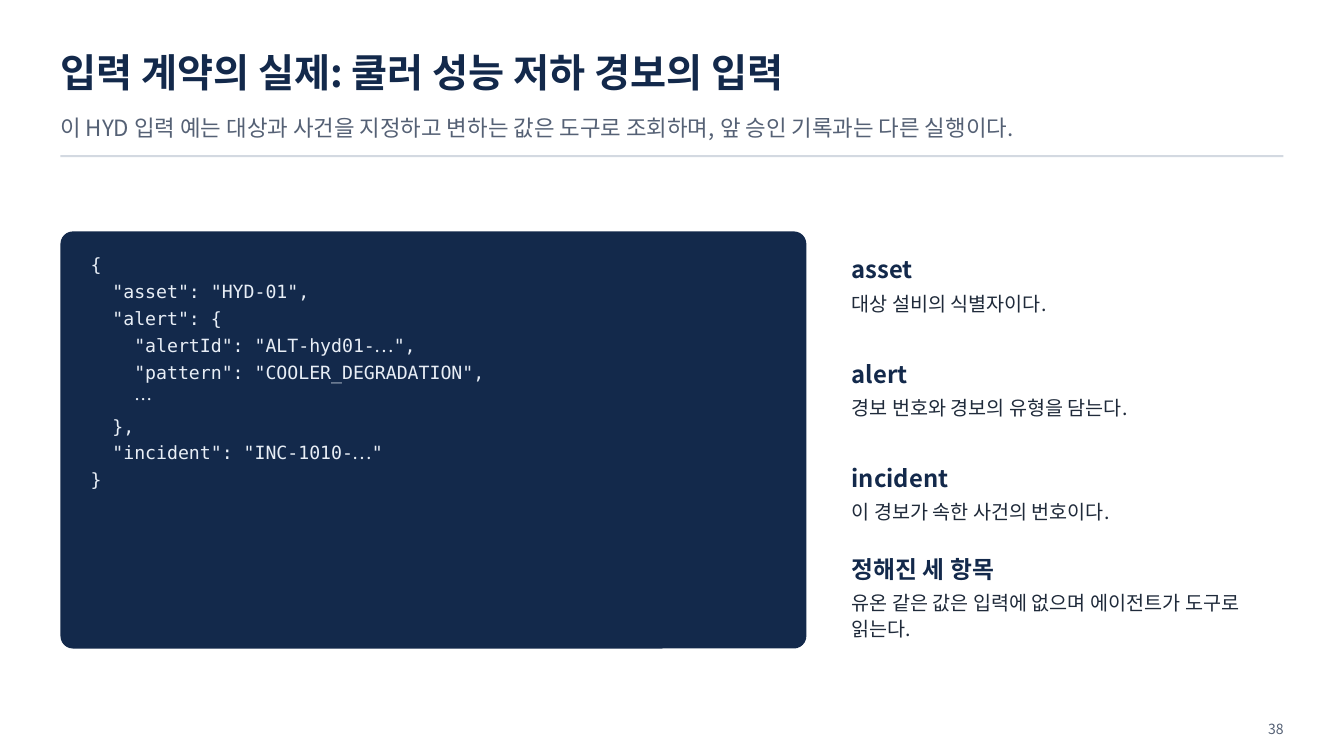
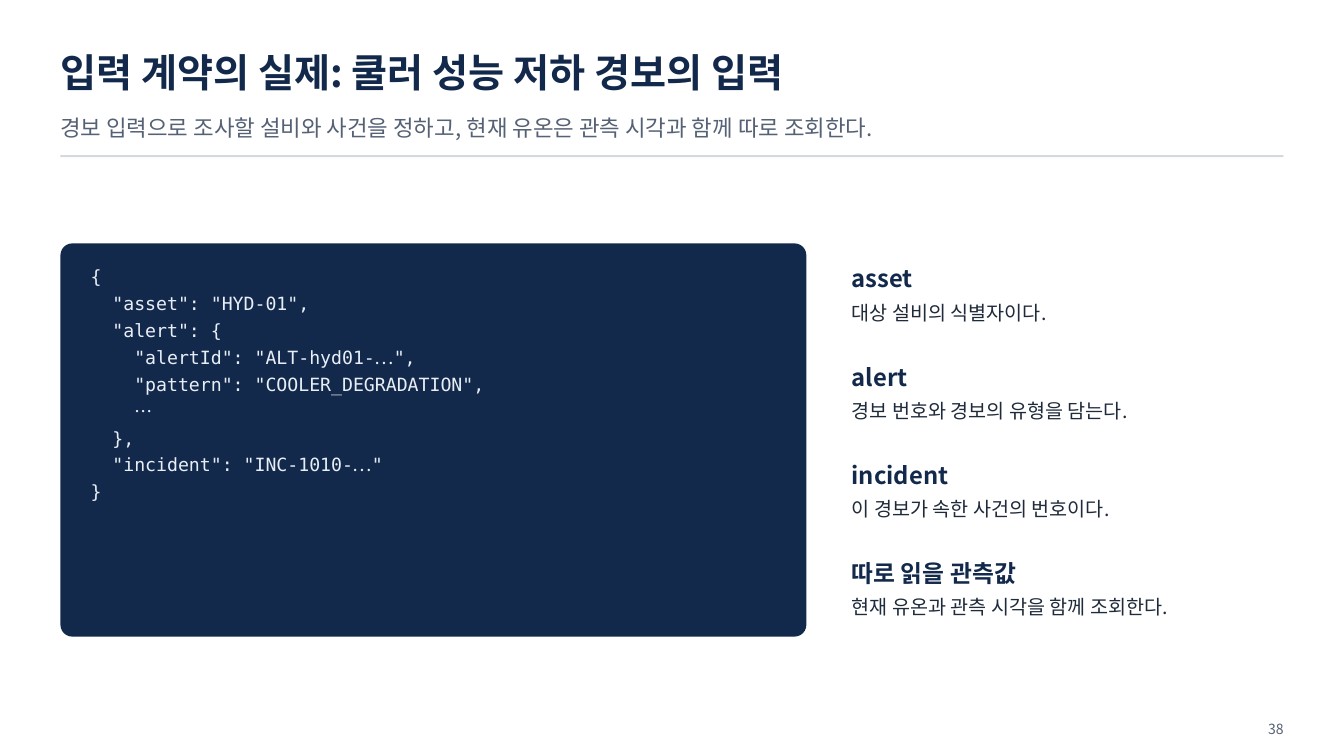
Before and after one commit to uengine-oss/hyd-iot-edu, a slide deck: slide 38 of workspace/강의제작/산출물/통합반/이론/07회차/통합반_07일차.pptx. Drawn at 1344x756 pixels with LibreOffice and Linux fonts; fonts in the diff are those of the drawing. Boxes give left, top, right and bottom in pixels: in the first picture for what was removed or moved away, otherwise in the second. Text is boxed around its words. In the diff, an @@ line names an element or a change of style, - is before the commit and + after.

Commit message:
통합반 7회차 36~44장 계약과 승인 시험을 코드 원문·낭독에 맞춰 확정

```diff
--- a/workspace/강의제작/산출물/통합반/이론/07회차/통합반_07일차.pptx
+++ b/workspace/강의제작/산출물/통합반/이론/07회차/통합반_07일차.pptx
@@ text at <box>60,117,873,140</box>: text changed @@
-이 HYD 입력 예는 대상과 사건을 지정하고 변하는 값은 도구로 조회하며, 앞 승인 기록과는 다른 실행이다.
+경보 입력으로 조사할 설비와 사건을 정하고, 현재 유온은 관측 시각과 함께 따로 조회한다.
@@ rounded rectangle: place and size @@
-rounded rectangle at <box>60,232,807,649</box>
+rounded rectangle at <box>60,243,807,636</box>
@@ text "{": place and size @@
-text "{" at <box>112,284,485,460</box>
+text "{" at <box>112,296,485,472</box>
@@ text "asset": place and size @@
-text "asset" at <box>852,261,1047,313</box>
+text "asset" at <box>852,270,1047,322</box>
@@ text at <box>852,562,1168,616</box>: text changed @@
-정해진 세 항목
-유온 같은 값은 입력에 없으며 에이전트가 도구로 읽는다.
+따로 읽을 관측값
+현재 유온과 관측 시각을 함께 조회한다.
```
Also in this commit, not shown: 5 other slides changed, 28 other files.
